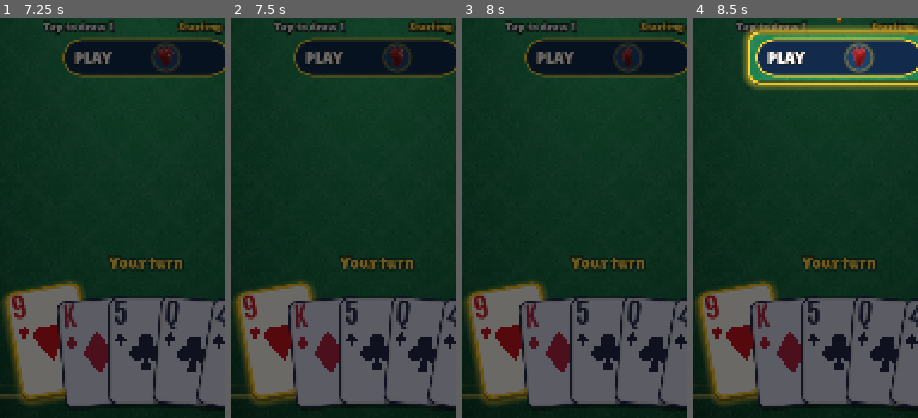
Above: before the commit, frames 1-4 (left to right).
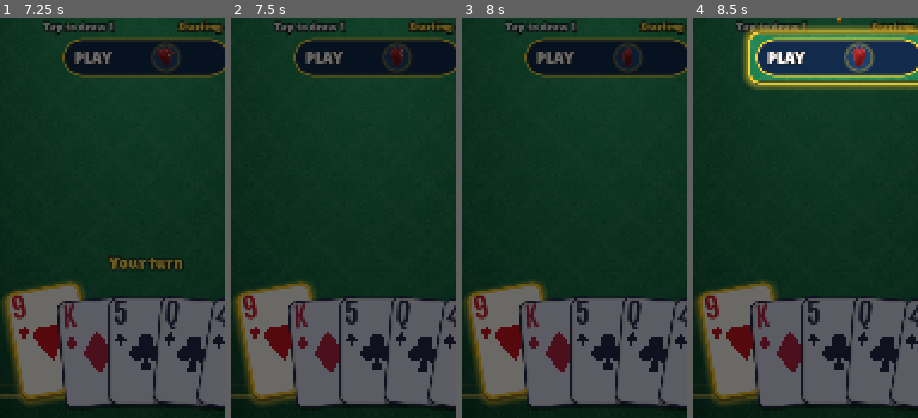
Above: after the commit, the same moments.

Repository: lambou/jcommand-cards-monorepo
Game: Godot game, scene res://scenes/main.tscn
The game is run twice, just before and just after one commit, with the same random seed, the same clock (stepped at 60 frames per second) and the same inputs.
Inputs (mouse positions are % of the whole screen's width and height, from its top left):
- Up to frame 1 (7.25 s): tap Enter at 0.5, 6.5 s; move the mouse to (72, 45) at 0.52 s; hold Right 0.53-1.25 s; click (72, 45) at 0.67 s; tap Space at 0.77 s; drag from (30, 55) to (45, 70) at 1.27 s; move the mouse to (60, 28) at 2.02 s; hold Right 2.03-2.75 s; click (60, 28) at 2.17 s; click "Easy" at 2.75 s; click "Easy" at 3.5 s; click "Normal" at 4.25 s; click "Normal" at 5 s; click "PLAY" at 5.75 s; drag from (35, 39) to (20, 35) at 6.52 s
- Up to frame 2 (7.5 s): click "Next" at 7.25 s
- Up to frame 3 (8 s): no input
- Up to frame 4 (8.5 s): click "Next" at 8 s
The pictures show only the part of the screen within x 18-68%, y 50-100%; the shares and areas given below are measured in that part.

Frame 1 is identical in both runs. In frame 2, 0.5% of the frame differs, in the area x 48-82%, y 60-63%; in frame 3, 0.5%; in frame 4, 0.5%.

Commit message:
Tutorial: form-factor, touch and mouse tests; hide the banner while Rex talks; avoid clashing with a Rex avatar
Co-Authored-By: Claude Sonnet 5.5 <noreply@anthropic.com>

Diff:
--- a/apps/mobile/scripts/main.gd
+++ b/apps/mobile/scripts/main.gd
@@ -4,6 +4,7 @@
 ##   --selftest              play full games through the real UI handlers; exit code 0 = pass
 ##   --shot=<file.png> [--bots=N]   save <file>_a/_b/_c.png: mid-deal, a card mid-flight, settled
 ##   --tutorialtest          plays every tutorial chapter through the real UI handlers; exit code 0 = pass
+##   --taptest               the same with real touch and mouse events only (hit-testing, overlay, suit picker)
 ##   --tutorialshot=<file.png>   the same, saving <file>_c<chapter>_s<step>[_nudge|_picker] / _outro screenshots
 ##   --howtoshot=<file.png> / --welcomeshot=<file.png>   the "How to play" chooser / the first-launch invitation
 ##   --menushot=<file.png>   screenshot of the menu
@@ -98,6 +99,9 @@
 			get_viewport().get_texture().get_image().save_png(a.substr(a.find("=") + 1))
 			get_tree().quit()
 			return
+		elif a == "--taptest":
+			_taptest()
+			return
 		elif a == "--tutorialtest":
 			_tutorialtest("")
 			return
@@ -229,11 +233,94 @@
 		print("tutorial chapter %d: %s" % [chapter + 1, "ok" if finished else "FAILED at step %d" % t.tutorial.index])
 		if not finished:
 			ok = false
+		await get_tree().create_timer(0.8).timeout # outro pops in
+		var outro_issues: Array = t.coach.layout_issues()
+		if not outro_issues.is_empty():
+			push_error("chapter %d outro at %s: %s" % [chapter + 1, str(t.size), "; ".join(outro_issues)])
+			ok = false
 		if path != "":
-			await get_tree().create_timer(0.8).timeout # outro pops in
 			_save(path, "_c%d_outro" % chapter)
 	print("TUTORIAL ", "PASS" if ok else "FAIL")
 	get_tree().quit(0 if ok else 1)
+
+
+## One tap as the OS would deliver it ("touch" = a finger, "mouse" = a PC click) at a point in table coordinates.
+func _tap(p: Vector2, kind: String) -> void:
+	var wp := get_window().get_final_transform() * p # table (stretched) coordinates -> window pixels
+	for down in [true, false]:
+		if kind == "touch":
+			var e := InputEventScreenTouch.new()
+			e.index = 0
+			e.position = wp
+			e.pressed = down
+			Input.parse_input_event(e)
+		else:
+			var e := InputEventMouseButton.new()
+			e.button_index = MOUSE_BUTTON_LEFT
+			e.position = wp
+			e.global_position = wp
+			e.pressed = down
+			e.button_mask = MOUSE_BUTTON_MASK_LEFT if down else 0
+			Input.parse_input_event(e)
+		await get_tree().create_timer(0.08).timeout
+
+
+## Plays every tutorial chapter with real taps/clicks only (hit-testing, fanned cards, the coach overlay on top,
+## the suit picker), for both a touch screen and a mouse. Exit code 0 = pass.
+func _taptest() -> void:
+	var ok := true
+	for kind in ["touch", "mouse"]:
+		for chapter in Tutorial.count():
+			var t := _start_tutorial(chapter)
+			t.game.bot_delay = 0.3
+			var done := await _drive_taps(t, kind)
+			print("%s taps, chapter %d: %s" % [kind, chapter + 1, "ok" if done else "FAILED at step %d" % t.tutorial.index])
+			ok = ok and done
+	print("TAPTEST ", "PASS" if ok else "FAIL")
+	get_tree().quit(0 if ok else 1)
+
+
+func _drive_taps(t: Table, kind: String) -> bool:
+	var started := Time.get_ticks_msec()
+	var last := -1
+	var tries := 0
+	while Time.get_ticks_msec() - started < 60000:
+		await get_tree().process_frame
+		if t.coach.outro_visible():
+			# The chapter-end buttons must be tappable too: "Replay chapter" restarts, so just check Menu is reachable.
+			return true
+		if not t.coach.active or t.tutorial.done():
+			continue
+		await get_tree().create_timer(0.7).timeout
+		if not t.coach.active or t.tutorial.done():
+			continue
+		var idx: int = t.tutorial.index
+		if idx != last:
+			last = idx
+			tries = 0
+		tries += 1
+		if tries > 6:
+			push_error("tap had no effect at step %d" % idx)
+			return false
+		var s: Dictionary = t.tutorial.step()
+		if s["expect"] == null:
+			var nb: Control = t.coach._next
+			await _tap(nb.global_position + nb.size / 2.0, kind)
+			if t.coach.active and t.coach._typing != null and t.coach._typing.is_running():
+				await _tap(nb.global_position + nb.size / 2.0, kind) # the first tap finished the sentence
+			continue
+		var ex: Dictionary = s["expect"]
+		if ex["type"] == "play":
+			for v in t.hand_views:
+				if t.Cards.card_code(v.card) == str(ex["card"]):
+					await _tap(v.get_global_transform() * Vector2(v.size.x * 0.22, v.size.y * 0.4), kind)
+			if t.picker.visible:
+				await get_tree().create_timer(0.5).timeout
+				var b: Control = t.picker_buttons[str(ex["suit"])]
+				await _tap(b.get_global_rect().get_center(), kind)
+		else:
+			await _tap(t.bank_view.get_global_rect().get_center(), kind)
+	return false
 
 
 func _drive_tutorial(t: Table, path: String, chapter: int) -> bool:
@@ -251,6 +338,10 @@
 			continue
 		var idx: int = t.tutorial.index
 		var s: Dictionary = t.tutorial.step()
+		var issues: Array = t.coach.layout_issues()
+		if not issues.is_empty():
+			push_error("chapter %d step %d at %s: %s" % [chapter + 1, idx, str(t.size), "; ".join(issues)])
+			return false
 		if path != "" and shot_step != idx:
 			shot_step = idx
 			_save(path, "_c%d_s%d" % [chapter, idx])
--- a/apps/mobile/scripts/ui/coach.gd
+++ b/apps/mobile/scripts/ui/coach.gd
@@ -295,5 +295,30 @@
 	Sfx.play("win", 0.6)
 
 
+## Layout problems at the current window size (for the form-factor tests): empty = fine. Checks that Rex's bubble
+## and the chapter-end panel are fully on screen, and that the bubble does not hide the spotlighted spot.
+func layout_issues() -> Array:
+	var issues: Array = []
+	var screen := Rect2(Vector2.ZERO, size)
+	if active:
+		var b := _bubble.get_rect()
+		if not screen.encloses(b):
+			issues.append("bubble %s is not inside the screen %s" % [str(b), str(screen)])
+		if target.has_area():
+			if not screen.grow(2.0).encloses(target):
+				issues.append("spotlight %s is not inside the screen" % str(target))
+			if b.grow(4.0).intersects(target):
+				issues.append("bubble %s covers the spotlight %s" % [str(b), str(target)])
+		if _next.visible and not screen.encloses(Rect2(_next.global_position - global_position, _next.size)):
+			issues.append("Next button is off screen")
+	if outro_visible():
+		for c in _outro.get_children():
+			if c is CenterContainer:
+				var panel := c.get_child(0) as Control
+				if not screen.encloses(Rect2(panel.global_position - global_position, panel.size)):
+					issues.append("chapter-end panel %s does not fit the screen %s" % [str(panel.get_rect()), str(screen)])
+	return issues
+
+
 func outro_visible() -> bool:
 	return _outro != null and is_instance_valid(_outro)
--- a/apps/mobile/scripts/ui/table.gd
+++ b/apps/mobile/scripts/ui/table.gd
@@ -150,6 +150,8 @@
 	game.bot_delay = 1.1
 	game.bot_delay_max = -1.0
 	opp_views[Tutorial.REX].avatar_index = Coach.REX_STYLE
+	if you_avatar.avatar_index == Coach.REX_STYLE: # you picked Rex's look: don't be your own opponent
+		you_avatar.avatar_index = 0
 	coach = Coach.new()
 	coach.next_pressed.connect(_on_coach_next)
 	coach.outro_next.connect(func():
@@ -1776,6 +1778,7 @@
 func _tutorial_tick() -> void:
 	if tutorial == null or coach == null or game == null or game.state.is_empty() or not _dealt or coach.outro_visible():
 		return
+	banner_label.visible = not coach.active # Rex says it better, and the arrow would sit on top of it
 	if coach.active:
 		var s := tutorial.step()
 		if s.is_empty():
Not shown, added: tools/test-formfactors.sh
